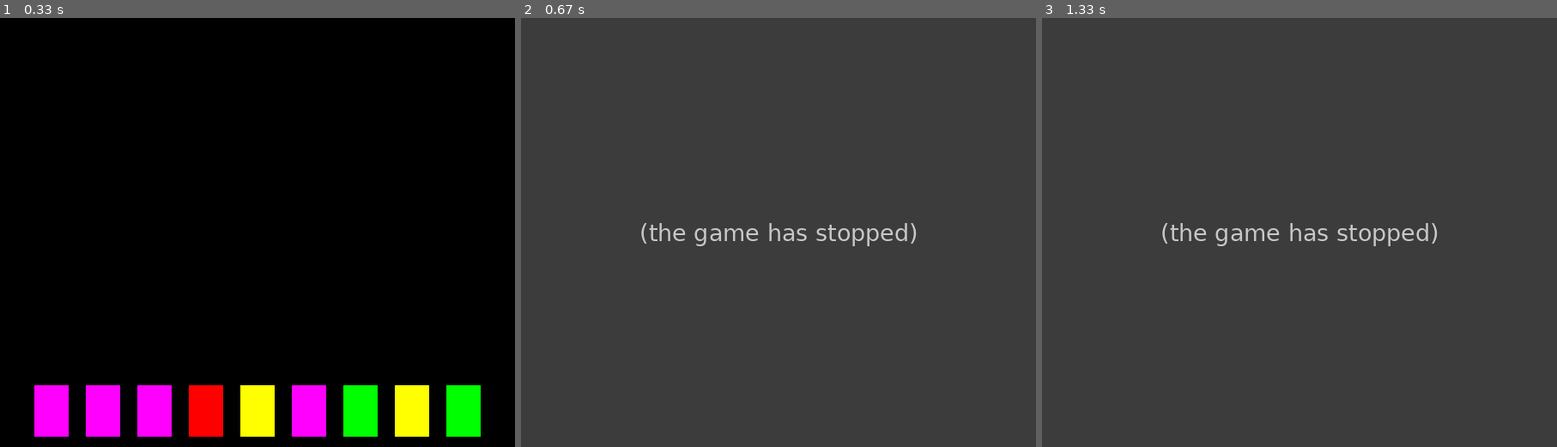
Above: before the commit, frames 1-3 (left to right).
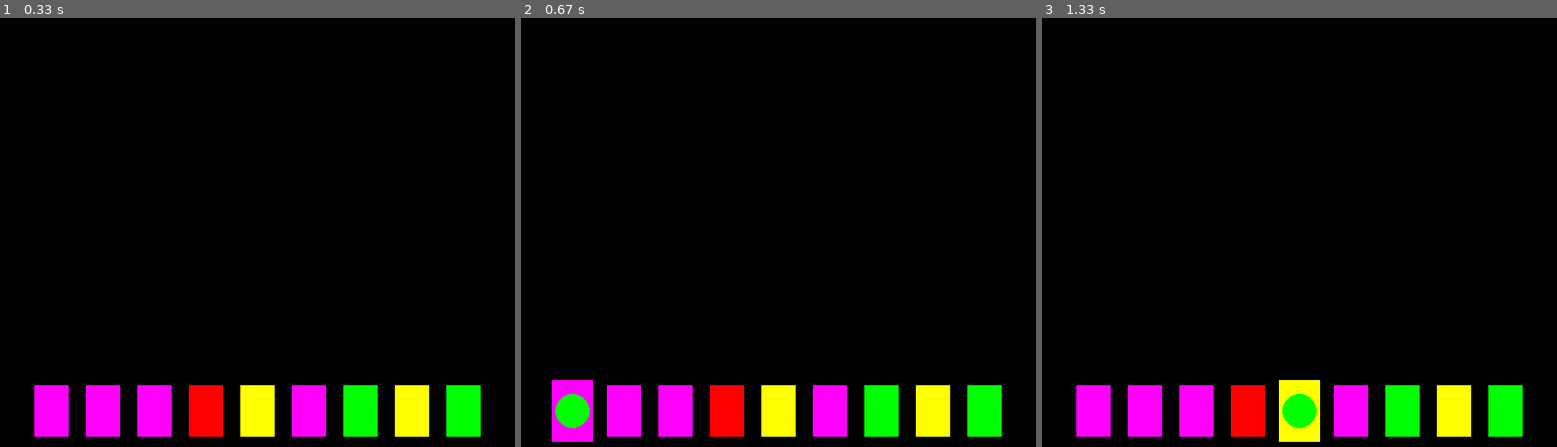
Above: after the commit, the same moments.

Repository: alex12700/pyGameTest
Game: pygame game, started from test.py
Same seed, same stepped clock (60 frames per second), same inputs: the game is played once before the commit and once after it.
Inputs (mouse positions are in pixels of both pictures, inside the frame that each line leads up to):
- Up to frame 1 (0.33 s): no input
- Up to frame 2 (0.67 s): click (572, 412) at 0.38 s
- Up to frame 3 (1.33 s): click (1299, 412) at 0.72 s

Frame 1 is identical in both runs. In frame 2, 100% of the frame differs, in the area x 0-100%, y 0-100%; in frame 3, 100%.
Error before the commit: NameError: name 'cardTest' is not defined (test.py line 54); the game stopped at 0.38 s (later frames are placeholders)

Commit message:
choose only 1 card in hand it's victory

Diff:
--- a/Cards1.py
+++ b/Cards1.py
@@ -59,6 +59,9 @@
         widthT = self.width * self.padding
         heightT = self.heigth * self.padding
 
+        self.x = x
+        self.y = y
+
         pygame.draw.rect(window, (0,0,0),
         (xT, yT, widthT, heightT))
 
--- a/test.py
+++ b/test.py
@@ -25,7 +25,7 @@
     startX += stepX
 
 run = True
-cardSelect = False
+cardSelect = Card((0,0,0), 0)
 
 # add creating of deck and cards in start
 # cardTest = Card(win, 100, 100, (0,0,255), 1)
@@ -51,10 +51,16 @@
 
         # how to check all cards, now check 1 by 1 if
         if event.type == pygame.MOUSEBUTTONDOWN:
-            if event.button == 1 and checkAreaCard(event.pos, cardTest):
+            if event.button == 1:
                 # choose of card in hand (for if)
-                cardTest.choosen(win)
-                cardSelect = cardTest.choose
+                for card in hand1.cards:
+                    if checkAreaCard(event.pos, card):
+                        # Если выбрана другая карта и предыдущая активна, то выключаем ее
+                        if not card.choose and cardSelect.choose:
+                            cardSelect.choosen(win)
+                        card.choosen(win)
+                        cardSelect = card
+
 
                 pygame.draw.circle(win, (0,255,0), (event.pos), 20) #del
                 pygame.display.update() #del
